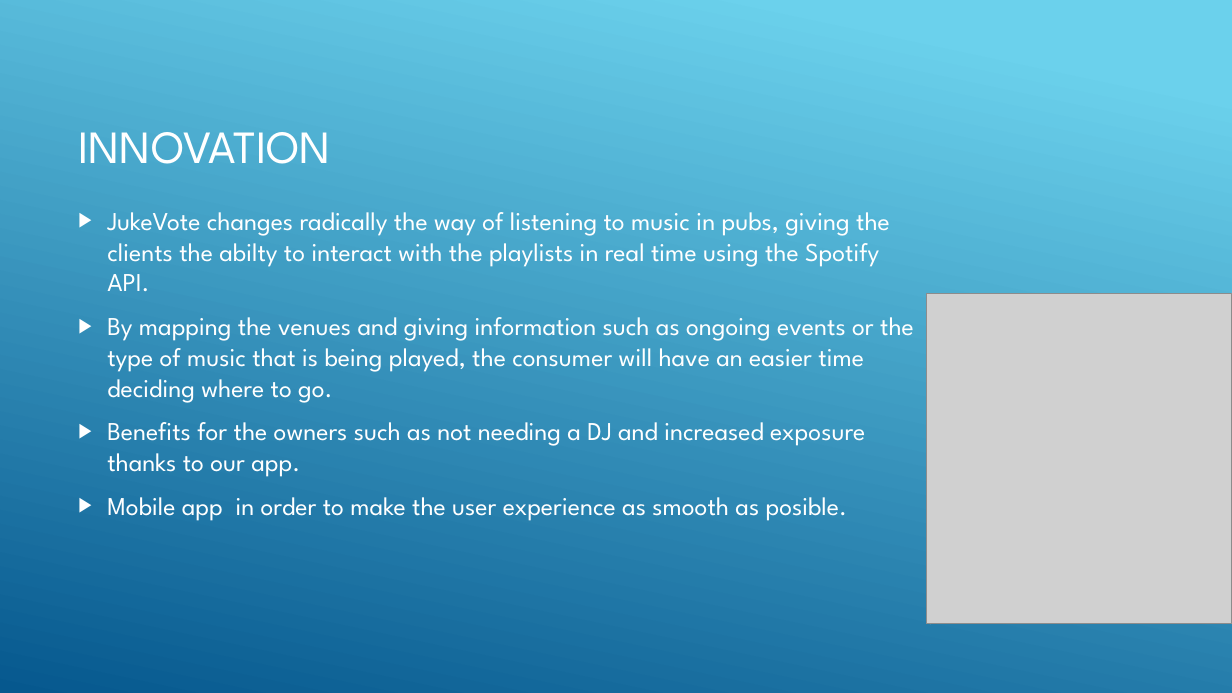
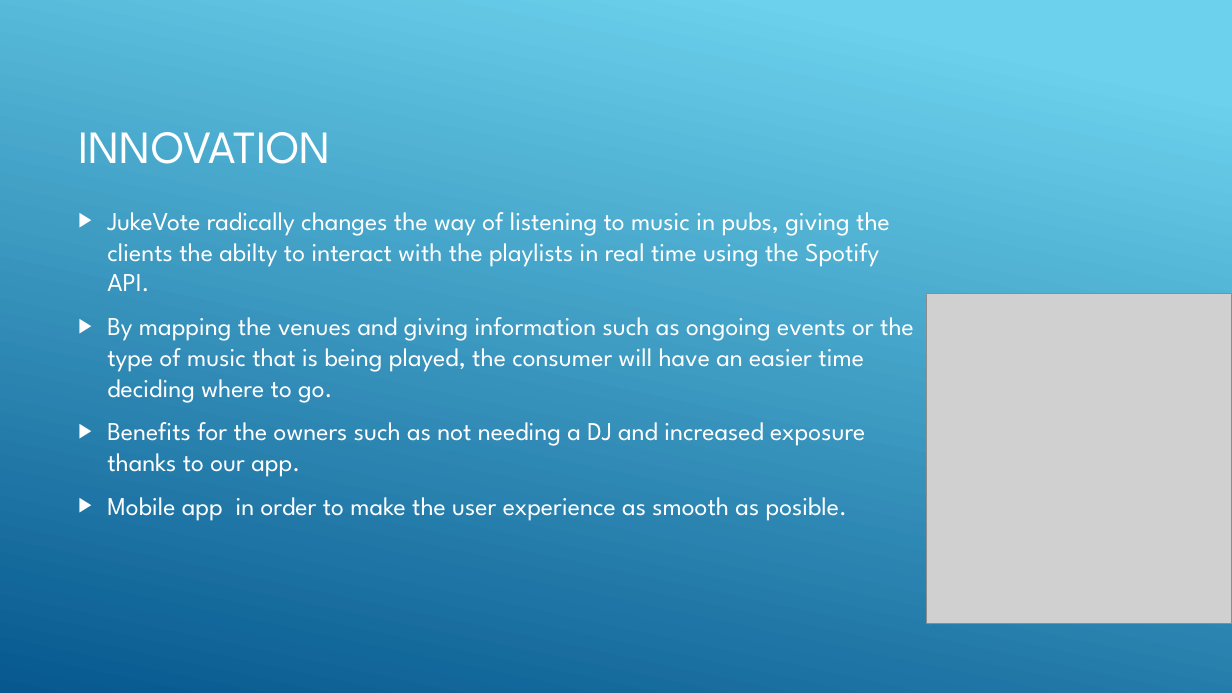
Before and after one commit to pabreblob/capsulefy, a slide deck: slide 11 of Week 1 docs/JUKEVOTE.pptx. Drawn at 1232x693 pixels with LibreOffice and Linux fonts; fonts in the diff are those of the drawing; grey boxes stand for pictures. Boxes give left, top, right and bottom in pixels: in the first picture for what was removed or moved away, otherwise in the second. Text is boxed around its words. In the diff, an @@ line names an element or a change of style, - is before the commit and + after.

Commit message:
Fixed typos

```diff
--- a/Week 1 docs/JUKEVOTE.pptx
+++ b/Week 1 docs/JUKEVOTE.pptx
@@ text at (107,212,890,291): text changed @@
-▶ JukeVote changes radically the way of listening to music in pubs, giving the clients the abilty to interact with the playlists in real time using the Spotify API.
+▶ JukeVote radically changes the way of listening to music in pubs, giving the clients the abilty to interact with the playlists in real time using the Spotify API.
```
Also in this commit, not shown: 5 other slides changed.
